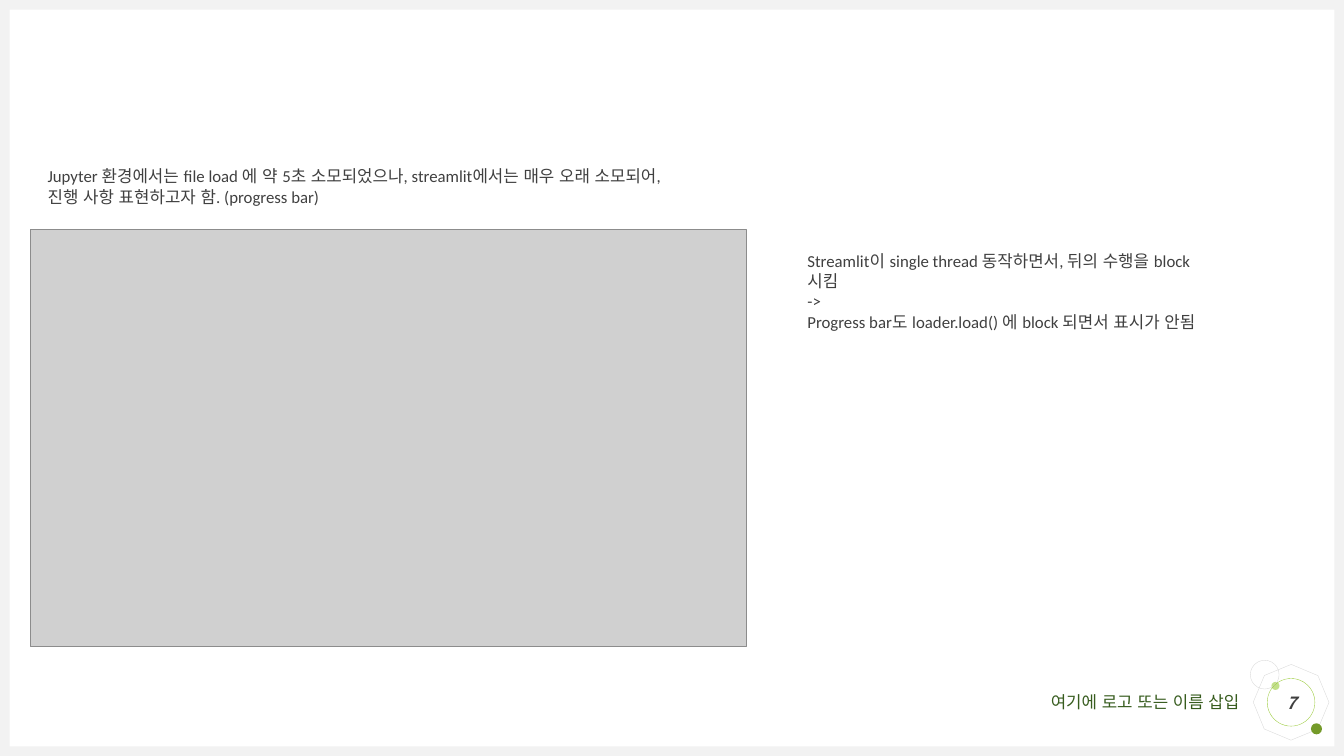
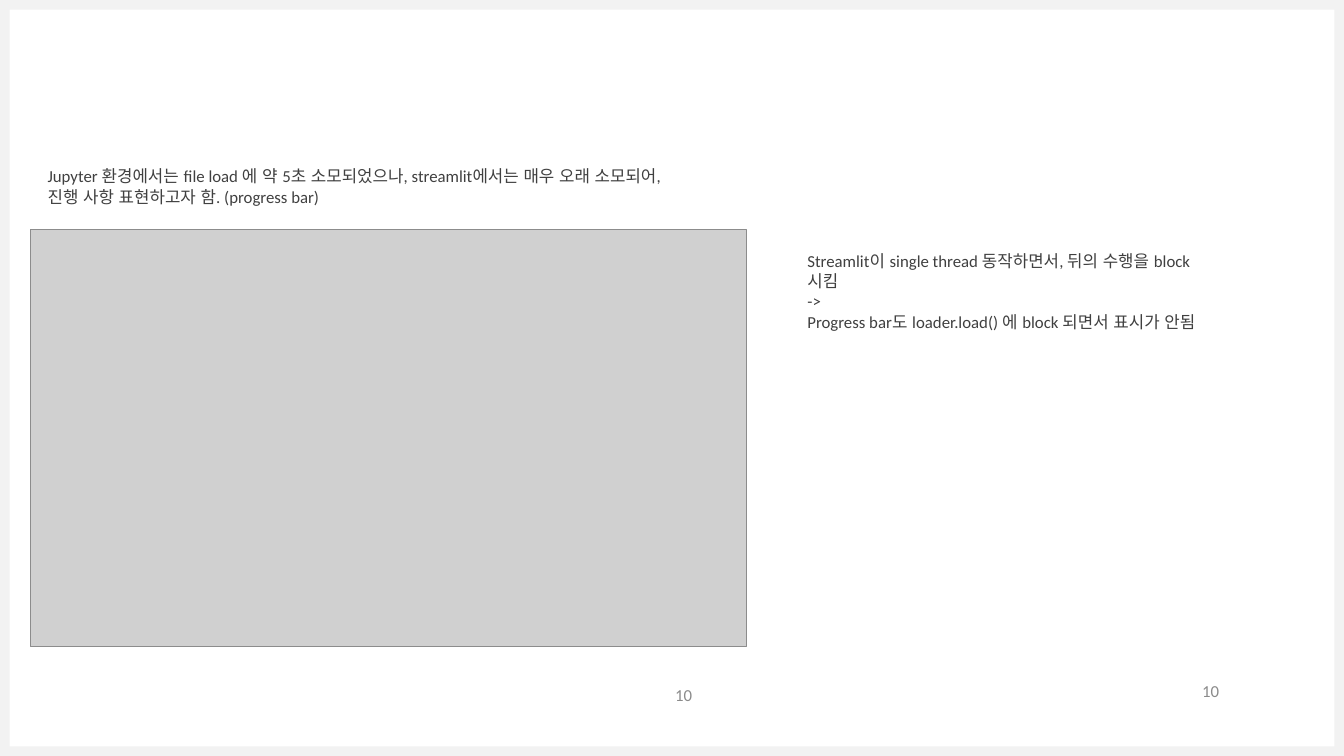
Before and after one commit to Wonchul08Lee/GenAI, a slide deck: slide 10 of Report.pptx (slide 7 before the commit). Drawn at 1344x756 pixels with LibreOffice and Linux fonts; fonts in the diff are those of the drawing; grey boxes stand for pictures. Boxes give left, top, right and bottom in pixels: in the first picture for what was removed or moved away, otherwise in the second. Text is boxed around its words. In the diff, an @@ line names an element or a change of style, - is before the commit and + after.

```diff
--- a/Report.pptx
+++ b/Report.pptx
@@ octagon removed at (1246, 657, 1337, 748) @@
@@ page number added at (1202, 686, 1219, 697), 12 pt, text #8C8C8C @@
+10
@@ ellipse removed at (1250, 660, 1278, 689) @@
@@ page number removed at (1267, 679, 1315, 726) @@
-7
@@ ellipse removed at (1271, 682, 1279, 690) @@
@@ page number added at (675, 690, 692, 701), 12 pt, text #8C8C8C @@
+10
@@ text removed at (1051, 694, 1239, 710) @@
-여기에 로고 또는 이름 삽입
@@ ellipse removed at (1312, 724, 1323, 735) @@
```
Also in this commit, not shown: 7 other slides changed, 4 slides added, 1 slide removed.
